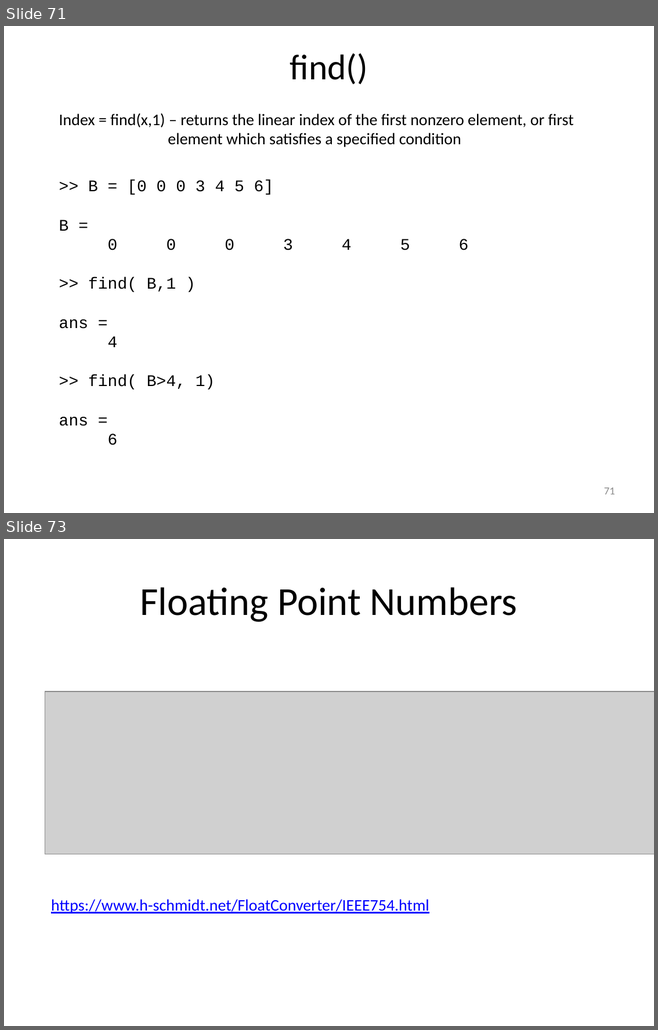
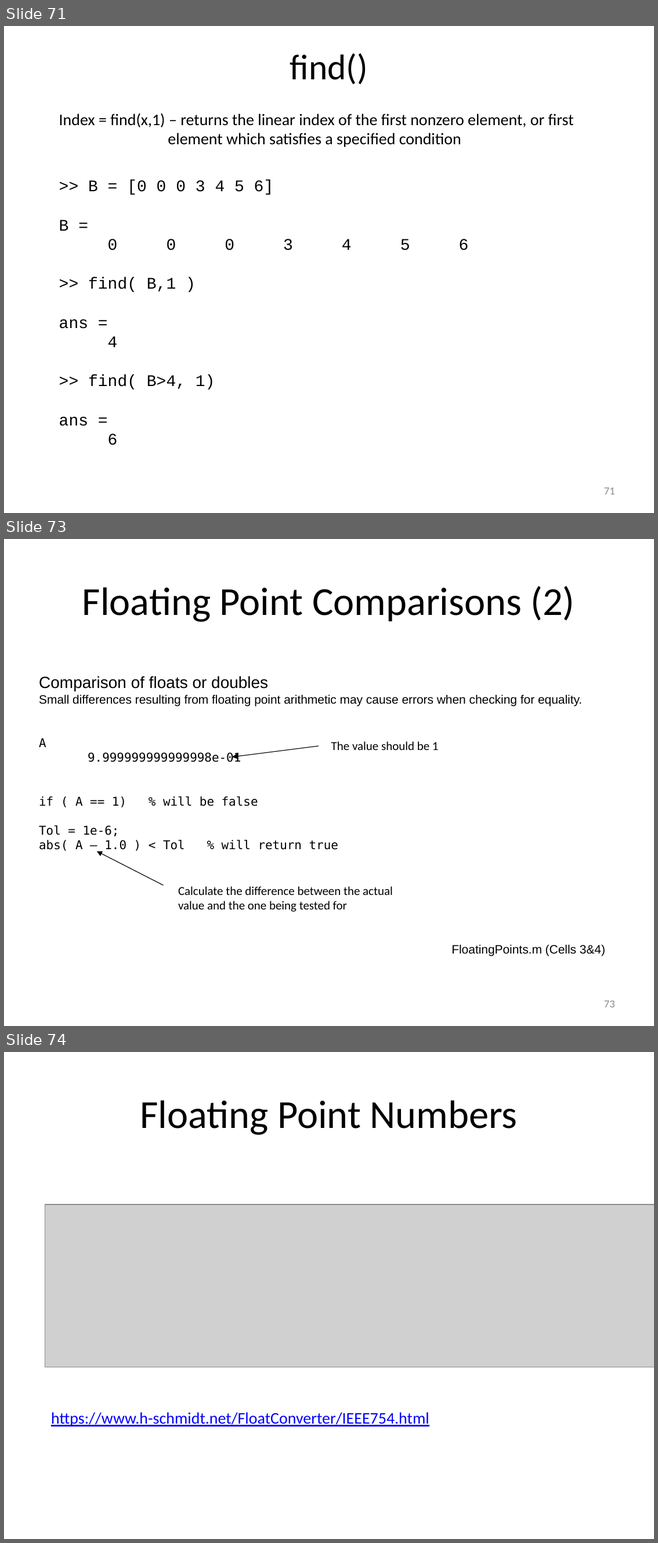
Before and after one commit to louisepb/MatlabBasicCourse, a slide deck: Introduction to MATLAB for Engineers.pptx. Shown one above the other, each under a label of ours: slides 71 and 73 before the commit, slides 71, 73 and 74 after it; the slides between them are not shown. The pictures are 658x1030 and 658x1543 pixels, drawn with LibreOffice and Linux fonts; fonts in the diff are those of the drawing; grey boxes stand for pictures. Boxes give left, top, right and bottom in pixels: in the first picture for what was removed or moved away, otherwise in the second. Text is boxed around its words. In the diff, an @@ line names an element or a change of style, - is before the commit and + after.

Commit message:
Updated GitWorkflow slides and added floating point comparison  to course slides

```diff
--- a/Introduction to MATLAB for Engineers.pptx
+++ b/Introduction to MATLAB for Engineers.pptx
@@ slide 73 added at (4,539,654,1026), background #FFFFFF @@
@@ title added at (82,586,575,622), 44 pt, text #000000 @@
+Floating Point Comparisons (2)
@@ text added at (39,676,582,851), 13.5 pt, text #000000 @@
+Comparison of floats or doubles
+Small differences resulting from floating point arithmetic may cause errors when checking for equality.
+A
+9.999999999999998e-01
+if ( A == 1) % will be false
+Tol = 1e-6;
+abs( A – 1.0 ) < Tol % will return true
@@ arrow added from (318, 746) to (232, 757), #000000 0.75 pt @@
@@ text added at (331,741,438,750), 13.5 pt, text #000000 @@
+The value should be 1
@@ arrow added from (163, 885) to (97, 852), #000000 0.75 pt @@
@@ text added at (178,886,393,912), 13.5 pt, text #000000 @@
+Calculate the difference between the actual value and the one being tested for
@@ text added at (451,944,605,956), 13.5 pt, text #000000 @@
+FloatingPoints.m (Cells 3&4)
@@ page number added at (604,1001,615,1008), 12 pt, text #8C8C8C @@
+73
@@ what was slide 73 is now slide 74 @@
```
Also in this commit, not shown: 4 slides changed, 1 other file.
